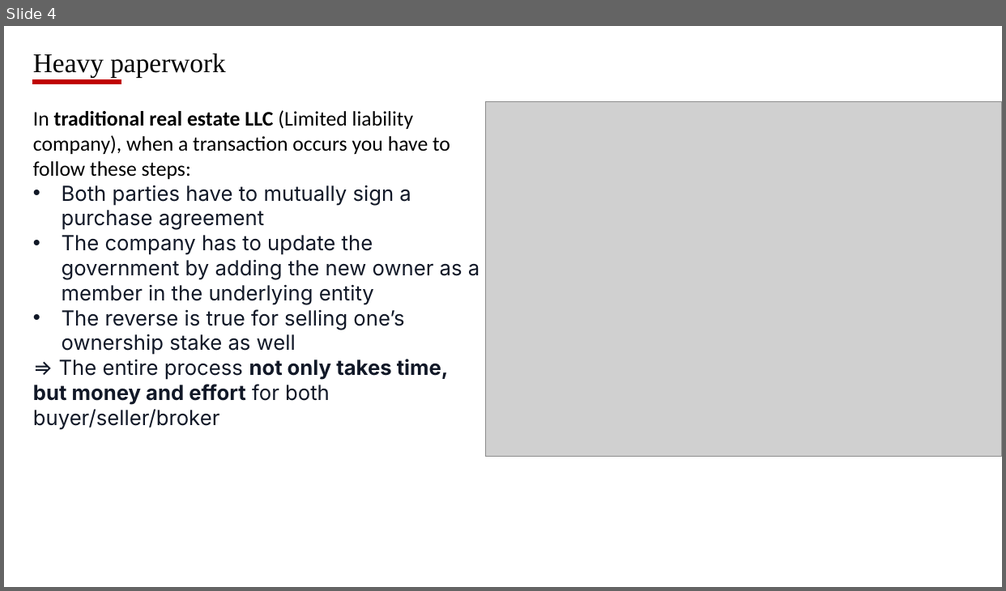
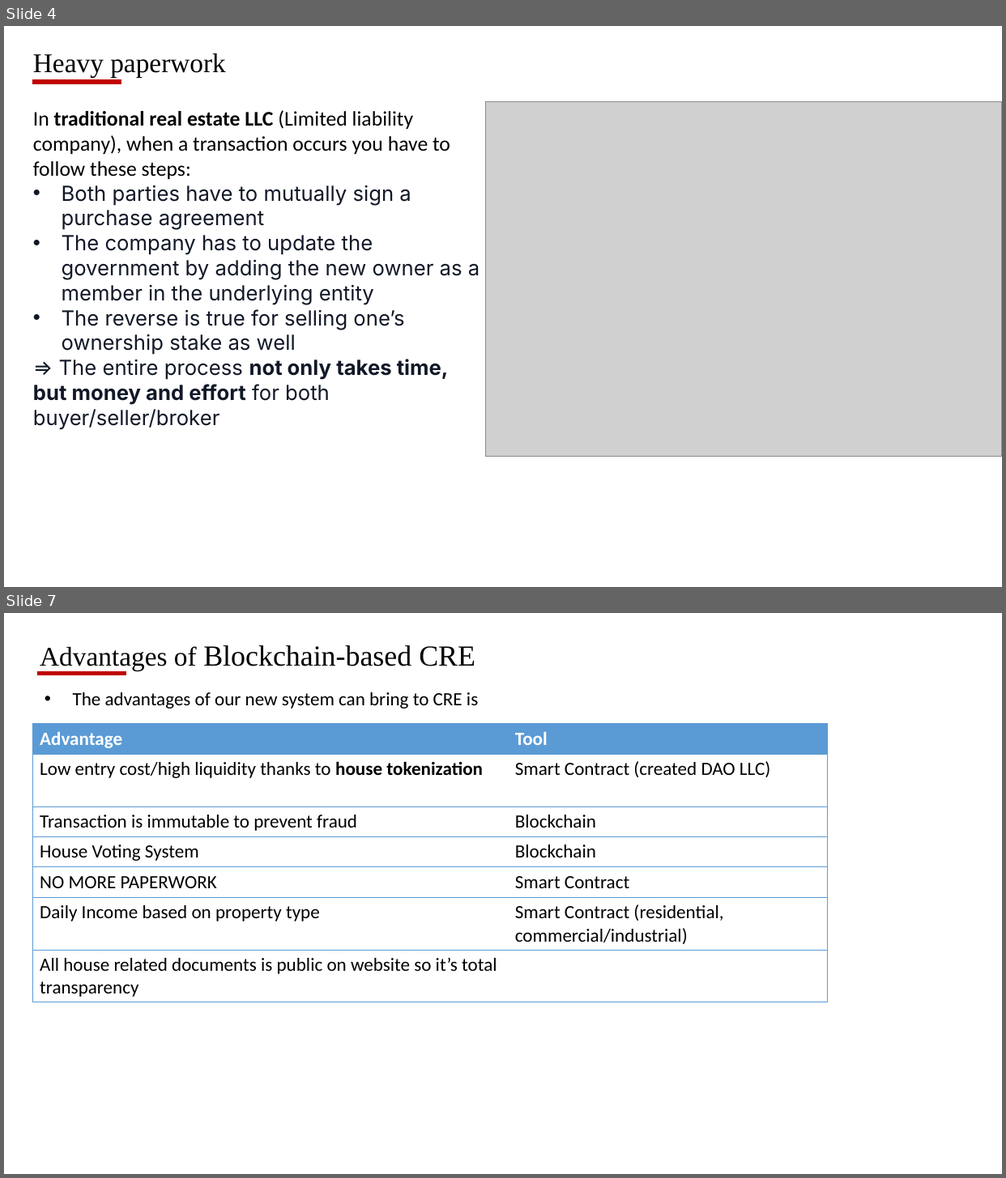
Before and after one commit to VinhQuocTran/Finalterm-Real-Estate-Blockchain, a slide deck: final_project_proposal.pptx. Shown one above the other, each under a label of ours: slide 4 before the commit, slides 4 and 7 after it; the slides between them are not shown. The pictures are 1006x591 and 1006x1178 pixels, drawn with LibreOffice and Linux fonts; fonts in the diff are those of the drawing; grey boxes stand for pictures. Boxes give left, top, right and bottom in pixels: in the first picture for what was removed or moved away, otherwise in the second. Text is boxed around its words. In the diff, an @@ line names an element or a change of style, - is before the commit and + after.

```diff
--- a/final_project_proposal.pptx
+++ b/final_project_proposal.pptx
@@ slide 7 added at (4,613,1002,1174), background #FFFFFF @@
@@ text added at (40,645,475,671), 28 pt, text #000000 @@
+Advantages of Blockchain-based CRE
@@ line added from (37, 674) to (127, 674), #C00000 4.5 pt @@
@@ text added at (73,692,478,709), 18 pt, text #000000 @@
+• The advantages of our new system can bring to CRE is
@@ table added at (32,724,828,1003), 7 rows, 2 columns @@
+Advantage | Tool
+Low entry cost/high liquidity thanks to house tokenization | Smart Contract (created DAO LLC)
+Transaction is immutable to prevent fraud | Blockchain
+House Voting System | Blockchain
+NO MORE PAPERWORK | Smart Contract
+Daily Income based on property type | Smart Contract (residential, commercial/industrial)
+All house related documents is public on website so it’s total transparency | 
```
Also in this commit, not shown: 4 slides changed, 3 other slides added, 2 other files.
